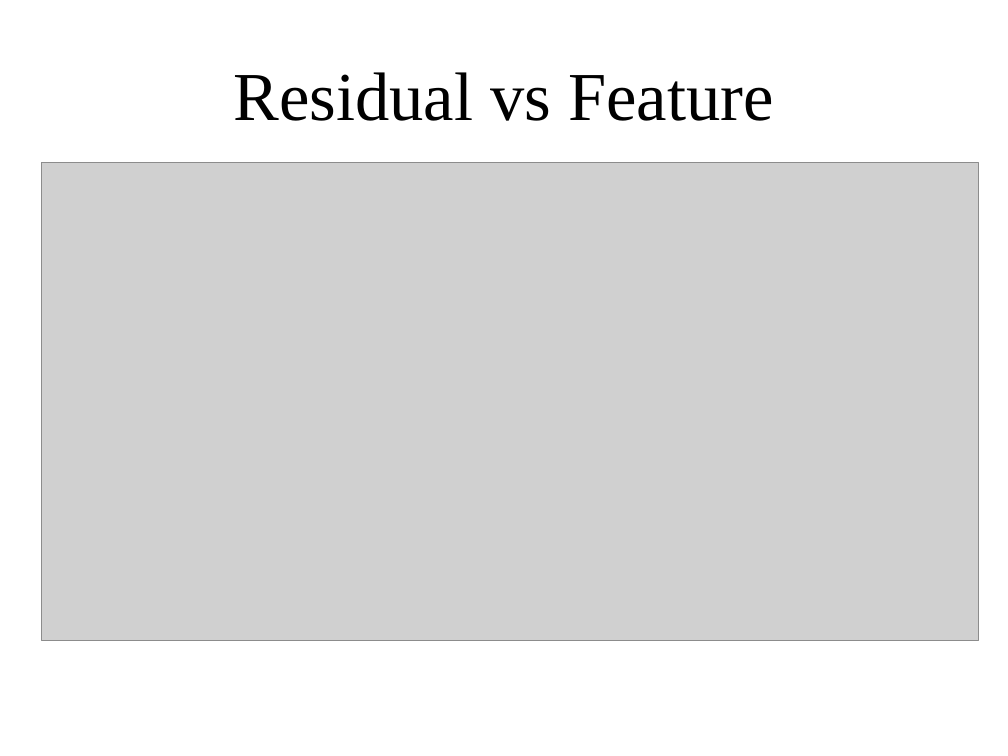
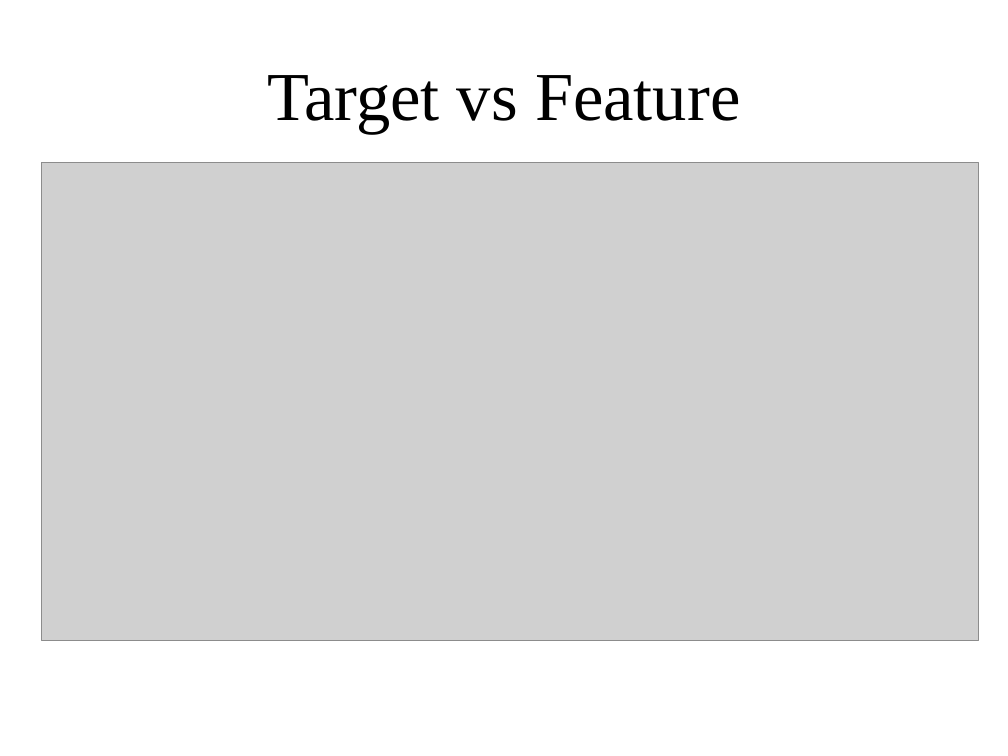
Before and after one commit to amueller/applied_ml_spring_2017, a slide deck: slide 32 of slides/aml-12-022717.odp. Drawn at 1008x756 pixels with LibreOffice and Linux fonts; fonts in the diff are those of the drawing; grey boxes stand for pictures. Boxes give left, top, right and bottom in pixels: in the first picture for what was removed or moved away, otherwise in the second. Text is boxed around its words. In the diff, an @@ line names an element or a change of style, - is before the commit and + after.

Commit message:
minor fixes to residual plots

```diff
--- a/slides/aml-12-022717.odp
+++ b/slides/aml-12-022717.odp
@@ title at <box>267,75,740,134</box>: text changed @@
-Residual vs Feature
+Target vs Feature
```
Also in this commit, not shown: 4 other slides changed, 1 other file.
